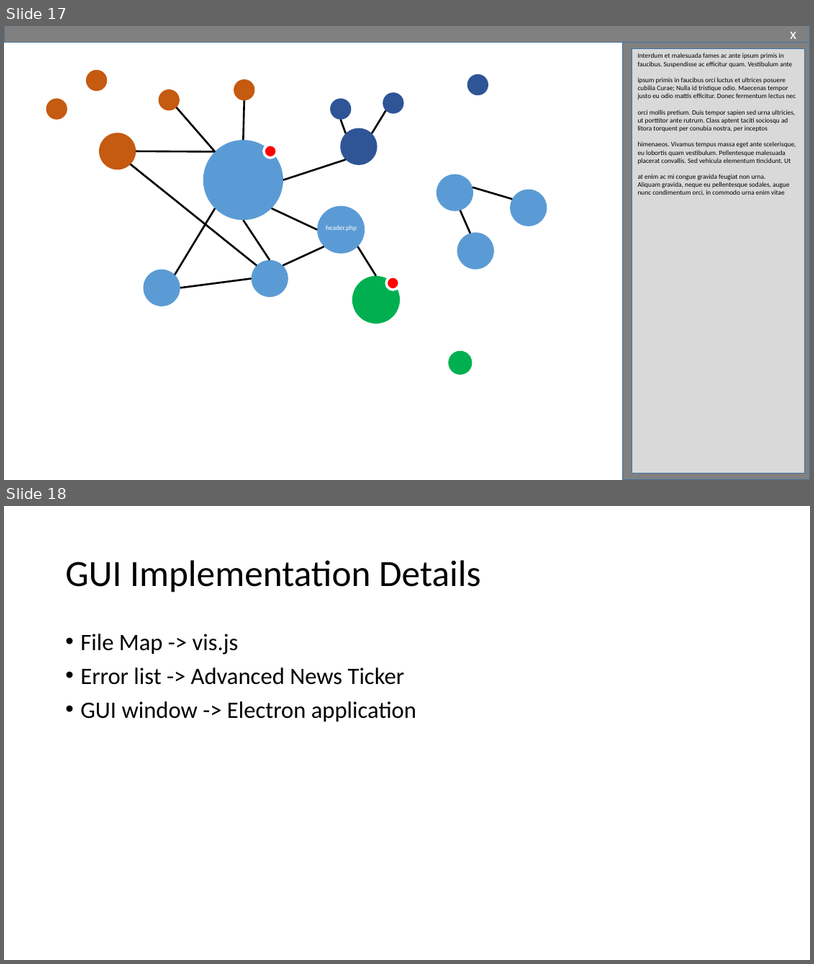
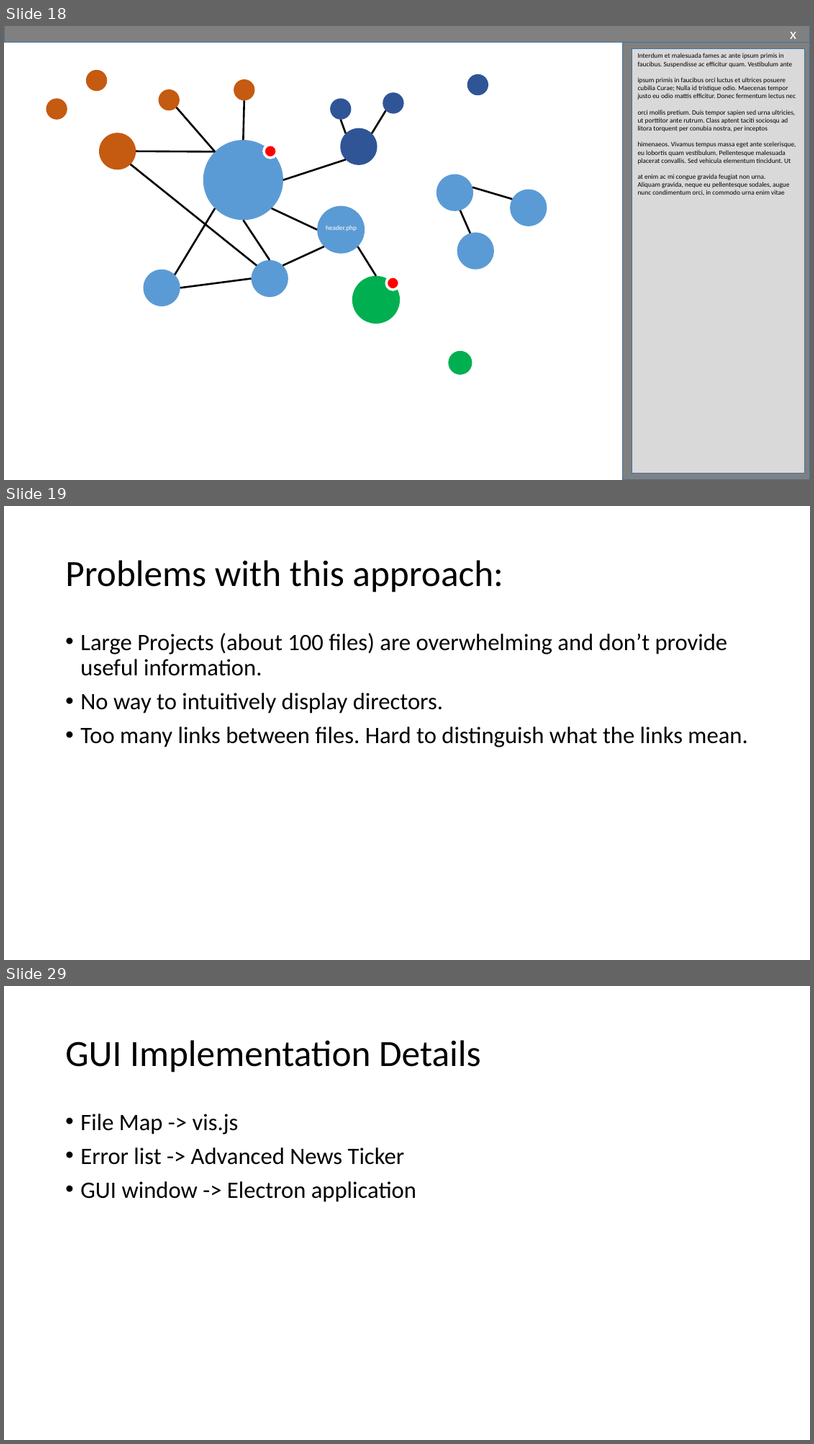
Before and after one commit to slichlyter12/Postal, a slide deck: ProgressReportMidWinter/Progress-Report-MidWinter-team38.pptx. Shown one above the other, each under a label of ours: slides 17 and 18 before the commit, slides 18, 19 and 29 after it; the slides between them are not shown. The pictures are 814x964 and 814x1444 pixels, drawn with LibreOffice and Linux fonts; fonts in the diff are those of the drawing. Boxes give left, top, right and bottom in pixels: in the first picture for what was removed or moved away, otherwise in the second. Text is boxed around its words. In the diff, an @@ line names an element or a change of style, - is before the commit and + after.

```diff
--- a/ProgressReportMidWinter/Progress-Report-MidWinter-team38.pptx
+++ b/ProgressReportMidWinter/Progress-Report-MidWinter-team38.pptx
@@ slide 19 added at box(4, 506, 810, 960), background #FFFFFF @@
@@ title added at box(65, 560, 503, 592), 44 pt, text #000000 @@
+Problems with this approach:
@@ text added at box(80, 633, 748, 747), 28 pt, text #000000 @@
+• Large Projects (about 100 files) are overwhelming and don’t provide useful information.
+• No way to intuitively display directors.
+• Too many links between files. Hard to distinguish what the links mean.
@@ what was slide 17 is now slide 18 @@
@@ what was slide 18 is now slide 29 @@
```
Also in this commit, not shown: 14 slides changed, 15 other slides added, 6 slides removed.
